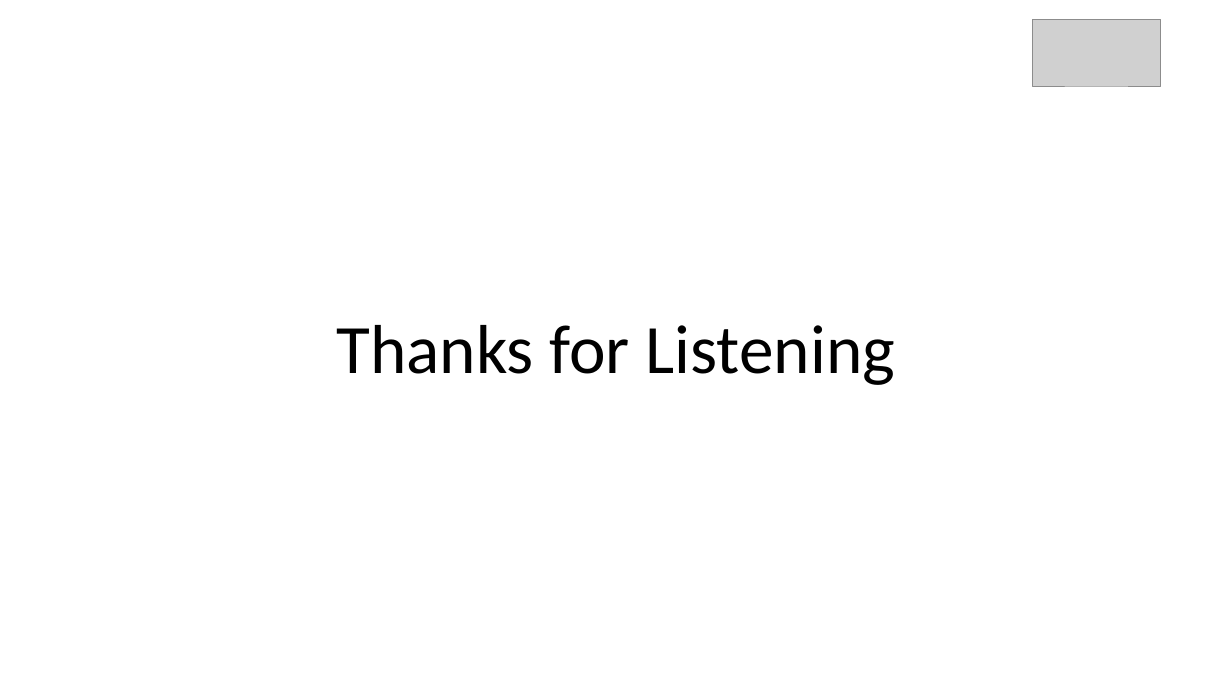
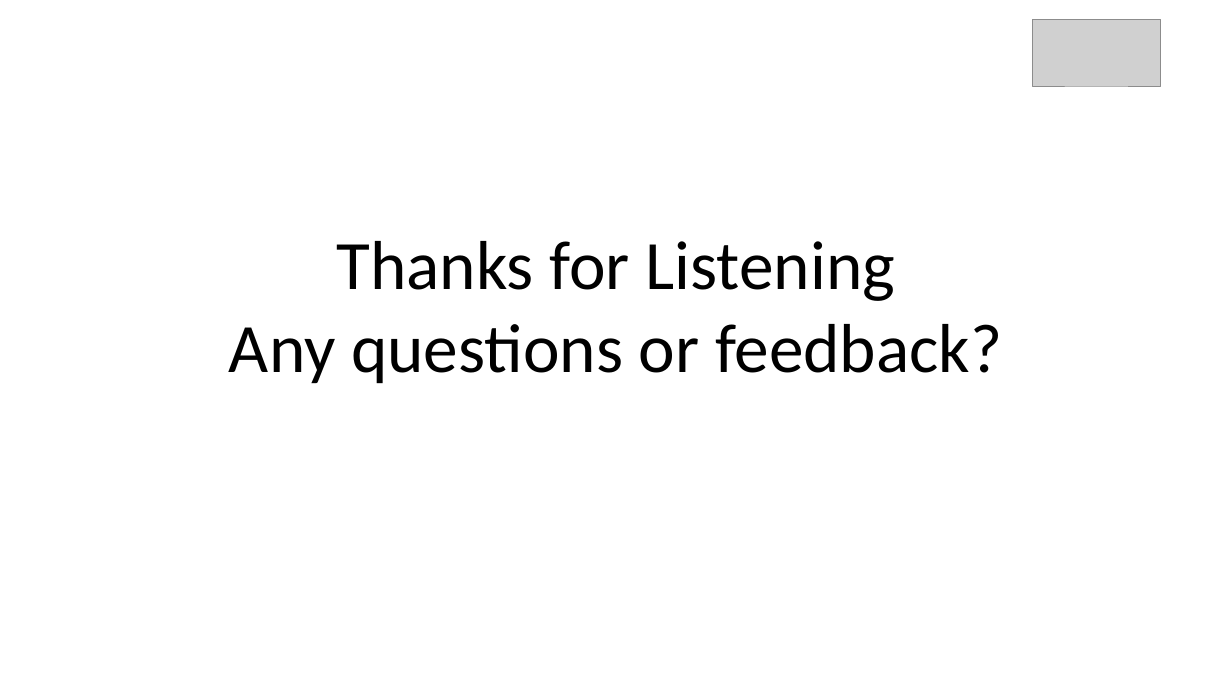
Before and after one commit to Codaxx/WSN_Lab_2025, a slide deck: slide 7 of wsnlab-ss25-final-group2.pptx (slide 6 before the commit). Drawn at 1232x693 pixels with LibreOffice and Linux fonts; fonts in the diff are those of the drawing; grey boxes stand for pictures. Boxes give left, top, right and bottom in pixels: in the first picture for what was removed or moved away, otherwise in the second. Text is boxed around its words. In the diff, an @@ line names an element or a change of style, - is before the commit and + after.

```diff
--- a/wsnlab-ss25-final-group2.pptx
+++ b/wsnlab-ss25-final-group2.pptx
@@ text "Thanks for Listening" moved from (x1=336, y1=325, x2=895, y2=385) to (x1=229, y1=241, x2=1002, y2=384) @@
@@ text at (x1=229, y1=324, x2=1002, y2=384): paragraph added @@
+Any questions or feedback?
```
Also in this commit, not shown: 2 other slides changed, 4 slides added, 3 slides removed, 1 other file.
